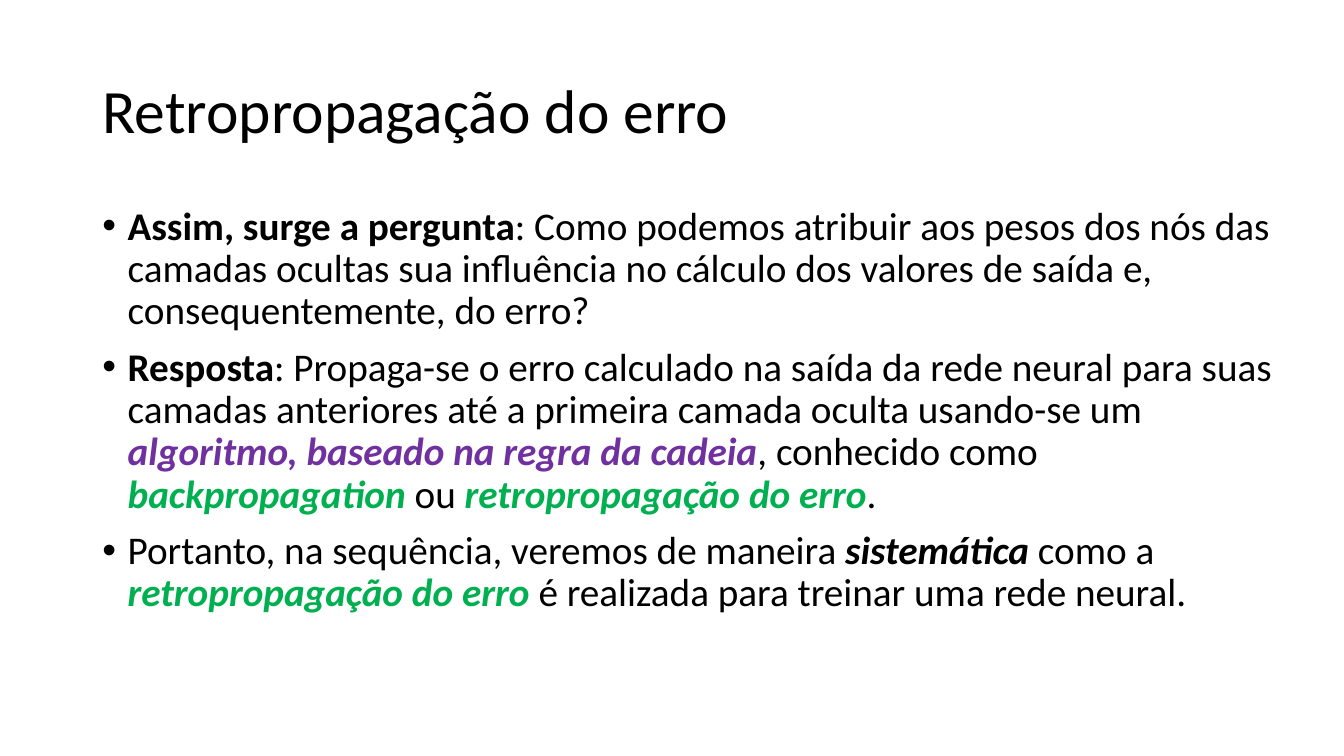
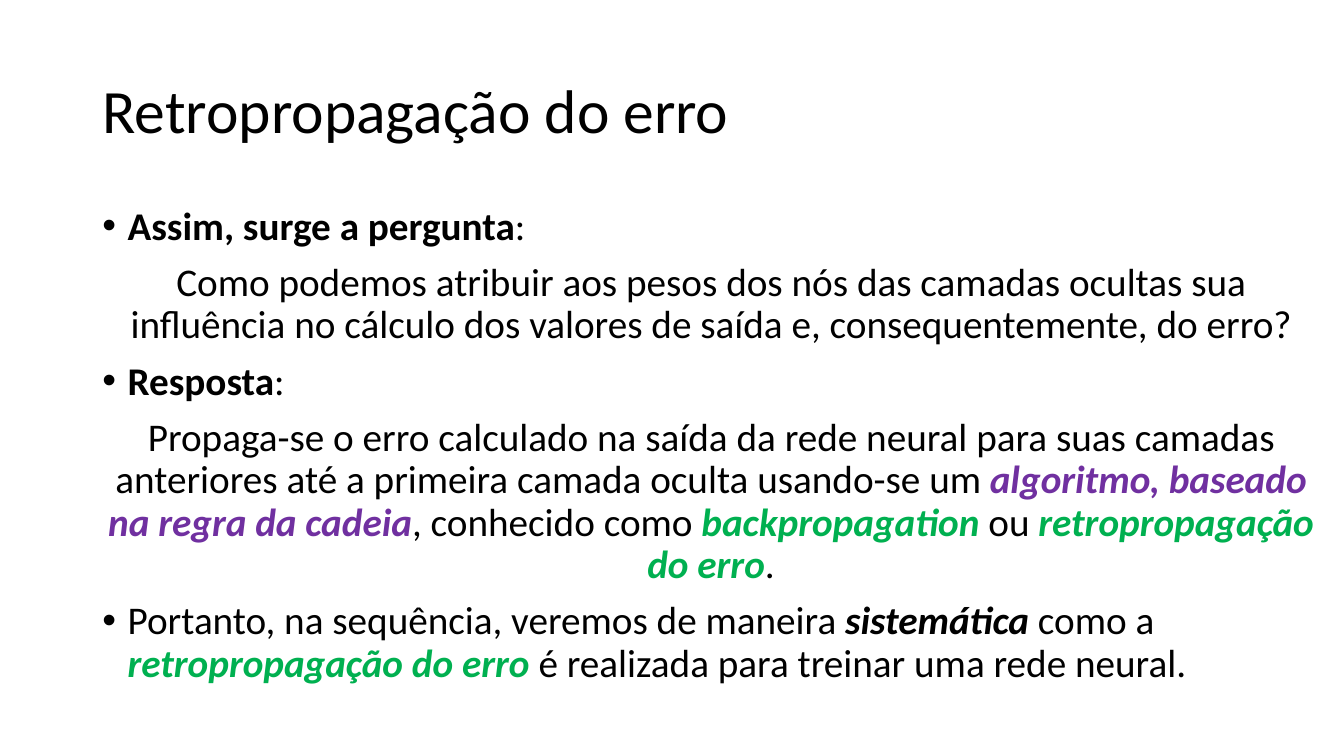
Before and after one commit to zz4fap/t320_aprendizado_de_maquina, a slide deck: slide 23 of slides/T320_Redes_Neurais_Artificiais (Parte III).pptx (slide 22 before the commit). Drawn at 1344x756 pixels with LibreOffice and Linux fonts; fonts in the diff are those of the drawing. Boxes give left, top, right and bottom in pixels: in the first picture for what was removed or moved away, otherwise in the second. Text is boxed around its words. In the diff, an @@ line names an element or a change of style, - is before the commit and + after.

```diff
--- a/slides/T320_Redes_Neurais_Artificiais (Parte III).pptx
+++ b/slides/T320_Redes_Neurais_Artificiais (Parte III).pptx
@@ text at bbox=[108, 212, 1313, 579]: text changed @@
-• Assim, surge a pergunta: Como podemos atribuir aos pesos dos nós das camadas ocultas sua influência no cálculo dos valores de saída e, consequentemente, do erro?
-• Resposta: Propaga-se o erro calculado na saída da rede neural para suas camadas anteriores até a primeira camada oculta usando-se um algoritmo, baseado na regra da cadeia, conhecido como backpropagation ou retropropagação do erro.
+• Assim, surge a pergunta:
+Como podemos atribuir aos pesos dos nós das camadas ocultas sua influência no cálculo dos valores de saída e, consequentemente, do erro?
+• Resposta:
+Propaga-se o erro calculado na saída da rede neural para suas camadas anteriores até a primeira camada oculta usando-se um algoritmo, baseado na regra da cadeia, conhecido como backpropagation ou retropropagação do erro.
```
Also in this commit, not shown: 9 other slides changed, 1 slide added, 1 other file.
